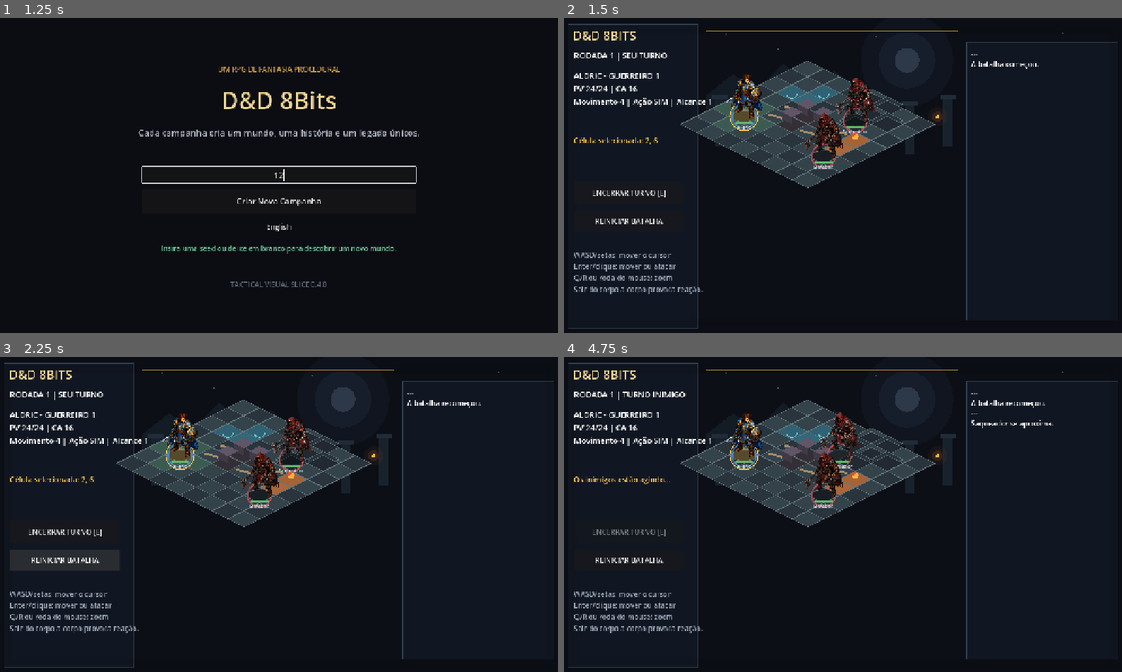
Above: before the commit, frames 1-4 (two rows, left to right).
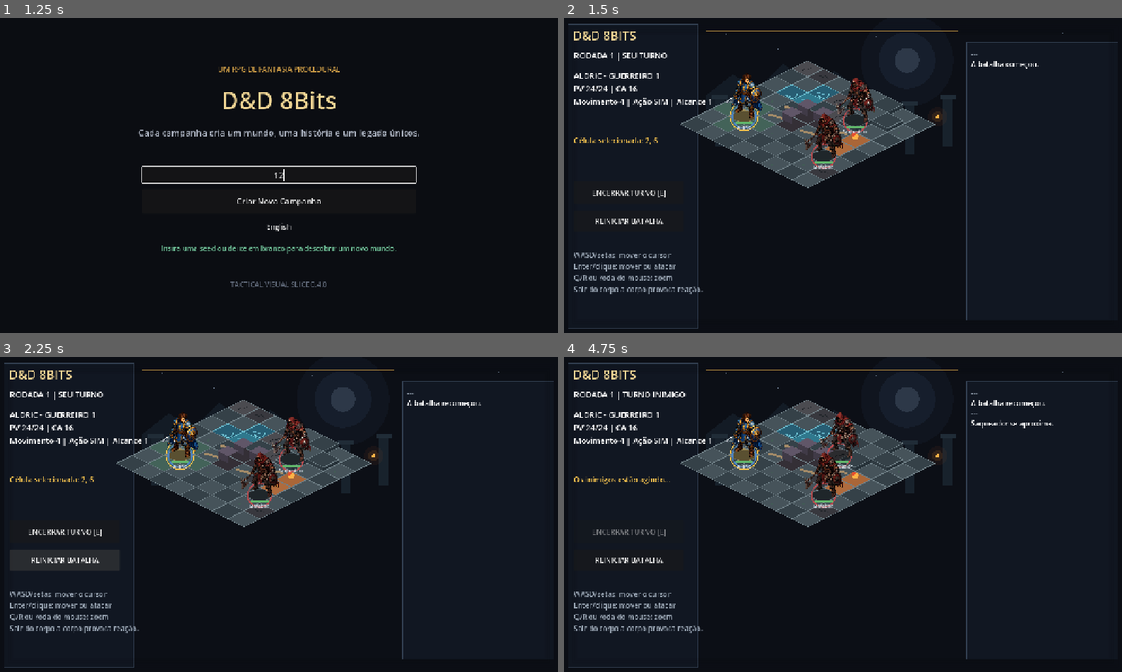
Above: after the commit, the same moments.

Repository: Lima070113/D-D-8Bits
Game: Godot game, scene res://src/presentation/main/Main.tscn
Same seed, same stepped clock (60 frames per second), same inputs: the game is played once before the commit and once after it.
Inputs (mouse positions are in pixels of both pictures, inside the frame that each line leads up to):
- Up to frame 1 (1.25 s): click (279, 175) at 0.52 s; type "12" at 0.6 s
- Up to frame 2 (1.5 s): click "Criar Nova Campanha" at 1.25 s
- Up to frame 3 (2.25 s): click "REINICIAR BATALHA" at 2 s
- Up to frame 4 (4.75 s): click "REINICIAR BATALHA" at 2.75 s; click "REINICIAR BATALHA" at 3.5 s; click "ENCERRAR TURNO [E]" at 4.25 s

Frame 1 is identical in both runs. In frame 2, 0.2% of the frame differs, in the area x 25-61%, y 15-47%; in frame 3, 0.2%; in frame 4, 0.3%.

Commit message:
Add modular terrain foundation

Diff:
--- a/src/domain/combat/tactical_battlefield.gd
+++ b/src/domain/combat/tactical_battlefield.gd
@@ -3,13 +3,17 @@
 
 const SURFACE_NONE := 0
 const SURFACE_FIRE := 1
-const SURFACE_WATER := 2
+
+const TERRAIN_STONE := 0
+const TERRAIN_CRACKED_STONE := 1
+const TERRAIN_WATER := 2
 
 var size := Vector2i(8, 8)
 var blocked_cells: Array[Vector2i] = []
 var elevations: Dictionary = {}
 var cover_cells: Dictionary = {}
 var surfaces: Dictionary = {}
+var terrain: Dictionary = {}
 
 
 func setup_demo() -> void:
@@ -33,11 +37,19 @@
 		Vector2i(5, 3): 2,
 	}
 	surfaces = {
-		Vector2i(1, 2): SURFACE_WATER,
-		Vector2i(2, 2): SURFACE_WATER,
-		Vector2i(2, 1): SURFACE_WATER,
 		Vector2i(6, 3): SURFACE_FIRE,
 		Vector2i(6, 4): SURFACE_FIRE,
+	}
+	terrain = {
+		Vector2i(1, 2): TERRAIN_WATER,
+		Vector2i(2, 2): TERRAIN_WATER,
+		Vector2i(2, 1): TERRAIN_WATER,
+		Vector2i(0, 0): TERRAIN_CRACKED_STONE,
+		Vector2i(1, 0): TERRAIN_CRACKED_STONE,
+		Vector2i(3, 1): TERRAIN_CRACKED_STONE,
+		Vector2i(4, 2): TERRAIN_CRACKED_STONE,
+		Vector2i(5, 4): TERRAIN_CRACKED_STONE,
+		Vector2i(7, 6): TERRAIN_CRACKED_STONE,
 	}
 
 
@@ -59,6 +71,10 @@
 
 func surface_at(cell: Vector2i) -> int:
 	return int(surfaces.get(cell, SURFACE_NONE))
+
+
+func terrain_at(cell: Vector2i) -> int:
+	return int(terrain.get(cell, TERRAIN_STONE))
 
 
 func has_line_of_sight(origin: Vector2i, target: Vector2i) -> bool:
--- a/src/presentation/tactical/tactical_arena.gd
+++ b/src/presentation/tactical/tactical_arena.gd
@@ -1,6 +1,9 @@
 extends Control
 
 const TacticalBattlefieldScript = preload("res://src/domain/combat/tactical_battlefield.gd")
+const TerrainVisualCatalogScript = preload(
+	"res://src/presentation/tactical/terrain_visual_catalog.gd"
+)
 const HERO_TEXTURE = preload("res://assets/art/characters/hero-fighter.png")
 const RAIDER_TEXTURE = preload("res://assets/art/characters/raider.png")
 
@@ -22,6 +25,7 @@
 const COLOR_MOONLIGHT := Color("#6c8eb5")
 
 var encounter: CombatEncounter = CombatEncounter.new()
+var terrain_visuals = TerrainVisualCatalogScript.new()
 var selected_cell := Vector2i(1, 5)
 var awaiting_enemy_turn := false
 var battle_finished := false
@@ -180,11 +184,10 @@
 		center + Vector2(0, TILE_SIZE.y / 2.0) * camera_zoom,
 		center + Vector2(-TILE_SIZE.x / 2.0, 0) * camera_zoom,
 	])
-	var color := COLOR_TILE_LIGHT if (cell.x + cell.y) % 2 == 0 else COLOR_TILE_DARK
+	var terrain: int = encounter.battlefield.terrain_at(cell)
+	var color: Color = terrain_visuals.top_color(terrain, cell)
 	var surface: int = encounter.battlefield.surface_at(cell)
-	if surface == TacticalBattlefieldScript.SURFACE_WATER:
-		color = color.lerp(COLOR_WATER, 0.65)
-	elif surface == TacticalBattlefieldScript.SURFACE_FIRE:
+	if surface == TacticalBattlefieldScript.SURFACE_FIRE:
 		color = color.lerp(COLOR_FIRE, 0.72)
 	if encounter.battlefield.is_blocked(cell):
 		color = COLOR_BLOCKED
@@ -192,16 +195,17 @@
 		color = color.lerp(COLOR_MOVE, 0.35)
 	if cell == selected_cell:
 		color = color.lerp(COLOR_CURSOR, 0.5)
-	draw_colored_polygon(points, color)
-	draw_polyline(points + PackedVector2Array([points[0]]), COLOR_TILE_BORDER, 1.5)
-
 	var elevation: int = encounter.battlefield.elevation_at(cell)
 	if elevation > 0 and not encounter.battlefield.is_blocked(cell):
-		var lower_points := PackedVector2Array()
-		for point in points:
-			lower_points.append(point + Vector2(0, 9 * elevation * camera_zoom))
-		draw_colored_polygon(lower_points, Color("#222932"))
-		draw_polyline(lower_points + PackedVector2Array([lower_points[0]]), COLOR_TILE_BORDER, 1.2)
+		_draw_elevation_sides(points, terrain, elevation)
+
+	draw_colored_polygon(points, color)
+	draw_polyline(
+		points + PackedVector2Array([points[0]]),
+		terrain_visuals.edge_color(terrain),
+		1.5
+	)
+	_draw_terrain_detail(cell, center, terrain)
 
 	if encounter.battlefield.is_blocked(cell):
 		var top := center - Vector2(0, 18) * camera_zoom
@@ -234,8 +238,72 @@
 	if surface == TacticalBattlefieldScript.SURFACE_FIRE:
 		draw_circle(center - Vector2(0, 8) * camera_zoom, 7 * camera_zoom, Color("#ffb347"))
 		draw_circle(center - Vector2(4, 13) * camera_zoom, 4 * camera_zoom, Color("#e84f2f"))
-	elif surface == TacticalBattlefieldScript.SURFACE_WATER:
+	elif terrain == TacticalBattlefieldScript.TERRAIN_WATER:
 		draw_arc(center, 13 * camera_zoom, 0.2, 2.9, 12, Color("#72c8d8"), 2 * camera_zoom)
+
+
+func _draw_elevation_sides(
+	points: PackedVector2Array,
+	terrain: int,
+	elevation: int
+) -> void:
+	var depth := 12.0 * elevation * camera_zoom
+	var bottom := PackedVector2Array()
+	for point in points:
+		bottom.append(point + Vector2(0, depth))
+
+	var left_face := PackedVector2Array([
+		points[3], points[2], bottom[2], bottom[3],
+	])
+	var right_face := PackedVector2Array([
+		points[2], points[1], bottom[1], bottom[2],
+	])
+	draw_colored_polygon(left_face, terrain_visuals.side_color(terrain, false))
+	draw_colored_polygon(right_face, terrain_visuals.side_color(terrain, true))
+	draw_polyline(
+		left_face + PackedVector2Array([left_face[0]]),
+		Color("#172027"),
+		1.0
+	)
+	draw_polyline(
+		right_face + PackedVector2Array([right_face[0]]),
+		Color("#172027"),
+		1.0
+	)
+
+
+func _draw_terrain_detail(cell: Vector2i, center: Vector2, terrain: int) -> void:
+	var variant: int = terrain_visuals.detail_variant(cell)
+	if terrain == TacticalBattlefieldScript.TERRAIN_WATER:
+		var offset := float(variant - 1) * 3.0 * camera_zoom
+		draw_line(
+			center + Vector2(-15, offset) * camera_zoom,
+			center + Vector2(3, offset + 4) * camera_zoom,
+			Color(0.48, 0.82, 0.9, 0.72),
+			1.5 * camera_zoom
+		)
+		return
+
+	if terrain == TacticalBattlefieldScript.TERRAIN_CRACKED_STONE:
+		var direction := -1.0 if variant % 2 == 0 else 1.0
+		draw_polyline(
+			PackedVector2Array([
+				center + Vector2(-10 * direction, -3) * camera_zoom,
+				center + Vector2(-2 * direction, 1) * camera_zoom,
+				center + Vector2(5 * direction, -1) * camera_zoom,
+				center + Vector2(11 * direction, 4) * camera_zoom,
+			]),
+			Color("#22262b"),
+			1.5 * camera_zoom
+		)
+		return
+
+	if variant == 0:
+		draw_circle(
+			center + Vector2(-9, 2) * camera_zoom,
+			2.0 * camera_zoom,
+			Color(0.25, 0.38, 0.32, 0.65)
+		)
 
 
 func _draw_unit(unit: TacticalUnit) -> void:
--- /dev/null
+++ b/src/presentation/tactical/terrain_visual_catalog.gd
@@ -0,0 +1,45 @@
+class_name TerrainVisualCatalog
+extends RefCounted
+
+const TacticalBattlefieldScript = preload("res://src/domain/combat/tactical_battlefield.gd")
+
+const STONE_LIGHT := Color("#46535a")
+const STONE_DARK := Color("#354148")
+const STONE_EDGE := Color("#708087")
+const CRACKED_LIGHT := Color("#4b4b50")
+const CRACKED_DARK := Color("#38383e")
+const WATER_LIGHT := Color("#2f788d")
+const WATER_DARK := Color("#275d73")
+const WATER_EDGE := Color("#67b8ca")
+
+
+func top_color(terrain: int, cell: Vector2i) -> Color:
+	var alternate := (cell.x + cell.y) % 2 == 0
+	match terrain:
+		TacticalBattlefieldScript.TERRAIN_CRACKED_STONE:
+			return CRACKED_LIGHT if alternate else CRACKED_DARK
+		TacticalBattlefieldScript.TERRAIN_WATER:
+			return WATER_LIGHT if alternate else WATER_DARK
+		_:
+			return STONE_LIGHT if alternate else STONE_DARK
+
+
+func edge_color(terrain: int) -> Color:
+	if terrain == TacticalBattlefieldScript.TERRAIN_WATER:
+		return WATER_EDGE
+	return STONE_EDGE
+
+
+func side_color(terrain: int, right_side: bool) -> Color:
+	match terrain:
+		TacticalBattlefieldScript.TERRAIN_WATER:
+			return Color("#173b4b") if right_side else Color("#1e4858")
+		TacticalBattlefieldScript.TERRAIN_CRACKED_STONE:
+			return Color("#25262b") if right_side else Color("#2d2e34")
+		_:
+			return Color("#263138") if right_side else Color("#303b42")
+
+
+func detail_variant(cell: Vector2i) -> int:
+	var value := cell.x * 73856093 ^ cell.y * 19349663
+	return absi(value) % 4
--- a/tests/combat_encounter_test.gd
+++ b/tests/combat_encounter_test.gd
@@ -24,6 +24,14 @@
 	var scout: TacticalUnit = encounter.get_living_units(CombatEncounter.TEAM_ENEMY)[1]
 	assert(scout.attack_range == 4)
 	assert(
+		encounter.battlefield.terrain_at(Vector2i(1, 2))
+		== TacticalBattlefieldScript.TERRAIN_WATER
+	)
+	assert(
+		encounter.battlefield.terrain_at(Vector2i(0, 0))
+		== TacticalBattlefieldScript.TERRAIN_CRACKED_STONE
+	)
+	assert(
 		encounter.battlefield.surface_at(Vector2i(6, 3))
 		== TacticalBattlefieldScript.SURFACE_FIRE
 	)
Not shown, added: src/presentation/tactical/terrain_visual_catalog.gd.uid
Not shown, changed: docs/DECISIONS.md
Not shown, changed: docs/PROJECT_MEMORY.md
Not shown, changed: docs/ROADMAP.md
Not shown, changed: docs/TECHNICAL_SPEC.md
